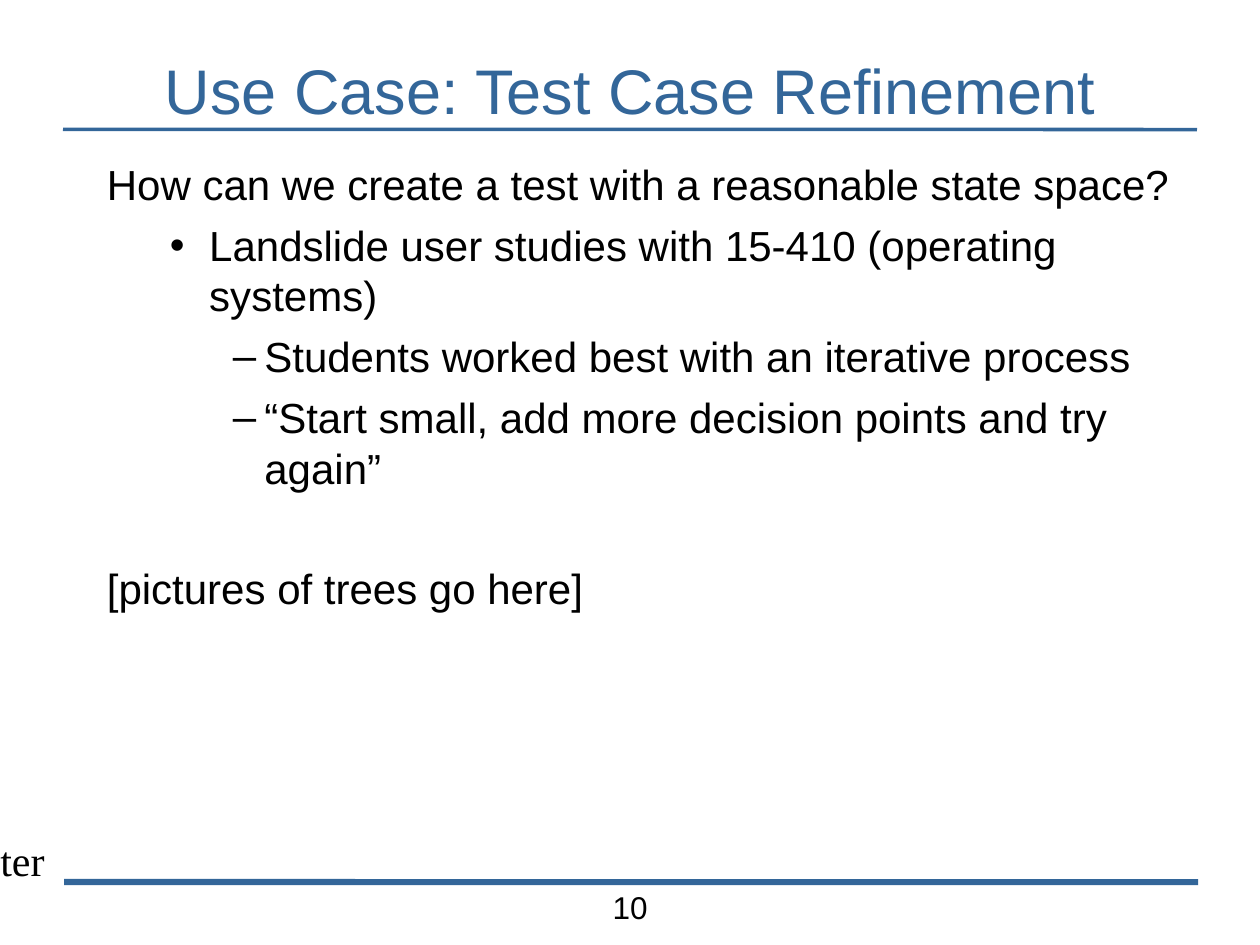
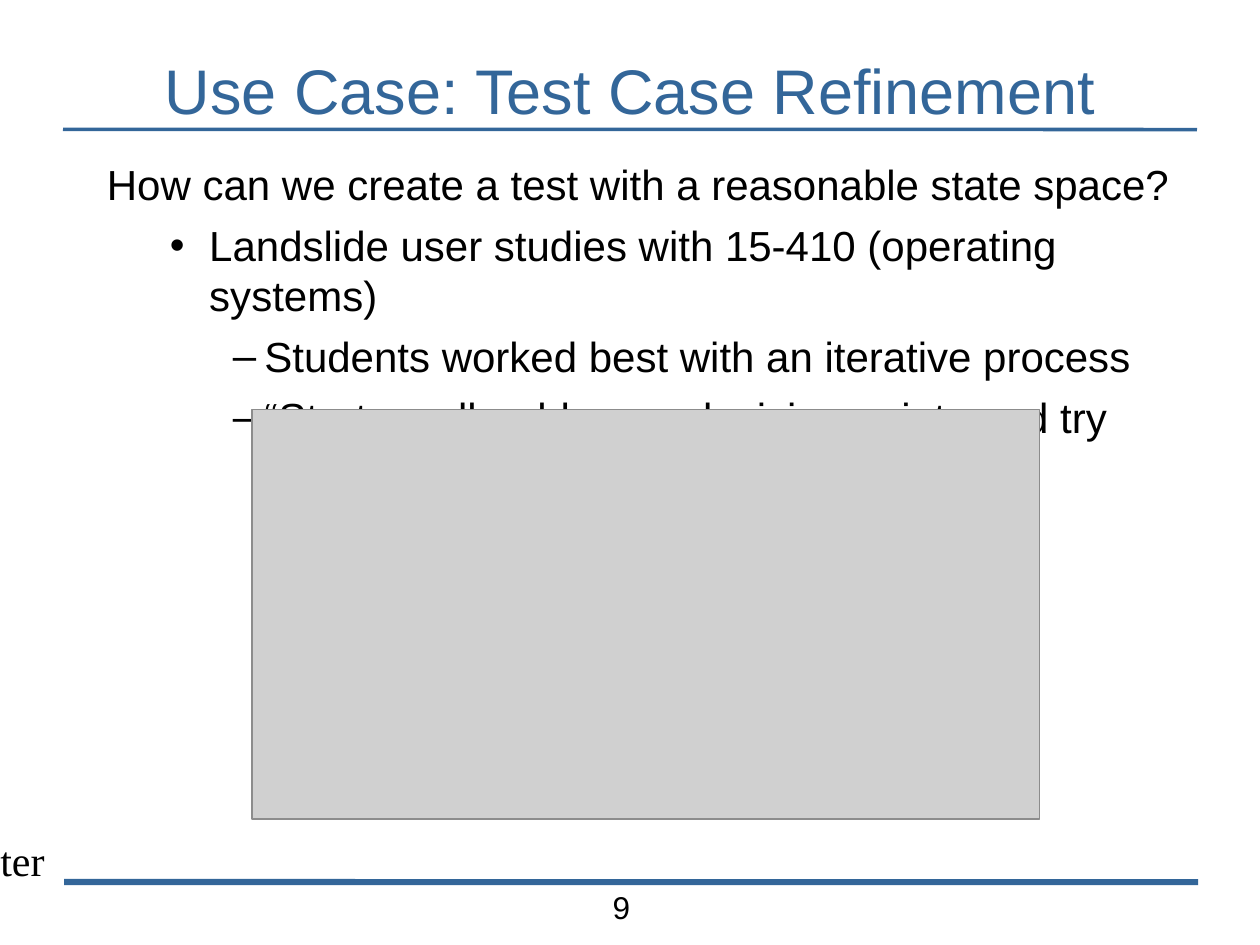
Before and after one commit to bblum/talks, a slide deck: slide 9 of pdl-retreat/2013/scratch.odp (slide 10 before the commit). Drawn at 1260x945 pixels with LibreOffice and Linux fonts; fonts in the diff are those of the drawing; grey boxes stand for pictures; background and template pictures are left out. Boxes give left, top, right and bottom in pixels: in the first picture for what was removed or moved away, otherwise in the second. Text is boxed around its words. In the diff, an @@ line names an element or a change of style, - is before the commit and + after.

```diff
--- a/pdl-retreat/2013/scratch.odp
+++ b/pdl-retreat/2013/scratch.odp
@@ picture added at bbox=[252, 410, 1040, 819] @@
@@ text at bbox=[107, 573, 583, 612]: paragraph removed @@
-[pictures of trees go here]
@@ page number at bbox=[613, 897, 631, 920]: text changed @@
-10
+9
```
Also in this commit, not shown: 2 other slides changed, 4 slides added, 1 slide removed.
